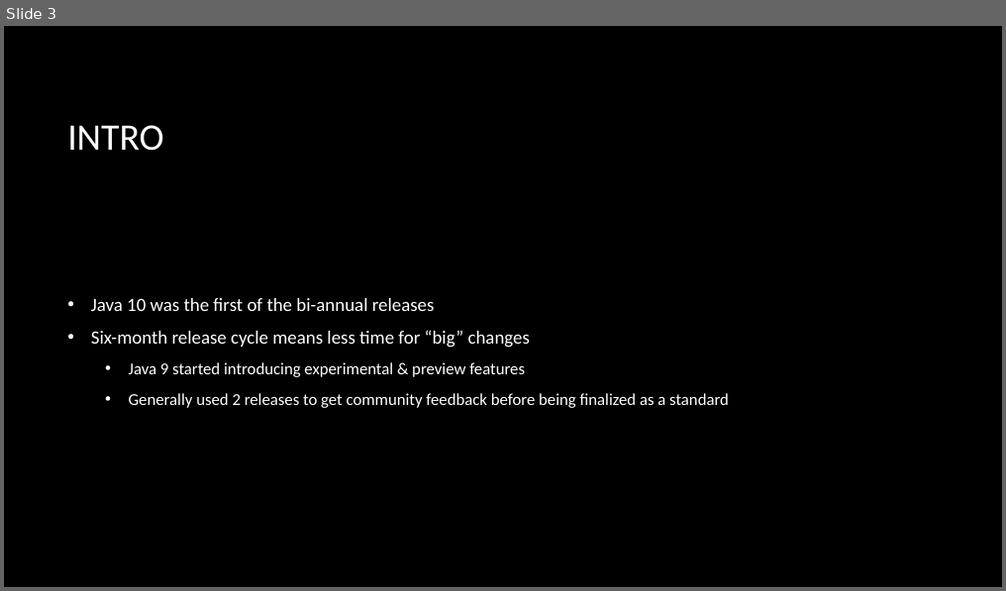
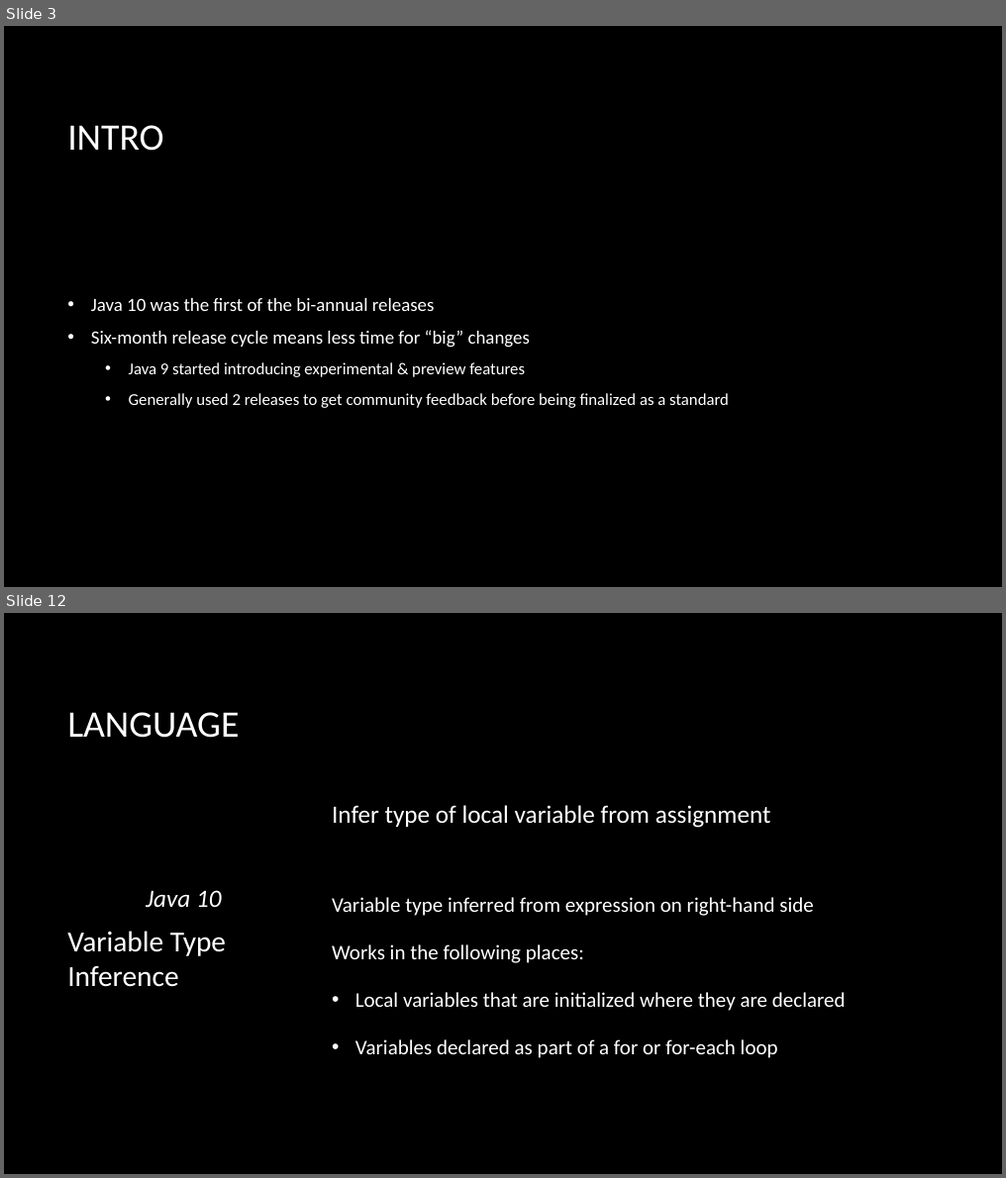
Before and after one commit to macdaddyaz/modern-java, a slide deck: Java 9 and up.pptx. Shown one above the other, each under a label of ours: slide 3 before the commit, slides 3 and 12 after it; the slides between them are not shown. The pictures are 1006x591 and 1006x1178 pixels, drawn with LibreOffice and Linux fonts; fonts in the diff are those of the drawing; background and template pictures are left out. Boxes give left, top, right and bottom in pixels: in the first picture for what was removed or moved away, otherwise in the second. Text is boxed around its words. In the diff, an @@ line names an element or a change of style, - is before the commit and + after.

Commit message:
Complete "Language" section of presentation

```diff
--- a/Java 9 and up.pptx
+++ b/Java 9 and up.pptx
@@ slide 12 added at (4, 613, 1002, 1174), background picture (left out) @@
@@ title added at (67, 712, 239, 738), 36 pt, text #FFFFFF @@
+LANGUAGE
@@ text added at (332, 805, 846, 1059), 20 pt, text #FFFFFF @@
+Infer type of local variable from assignment
+Variable type inferred from expression on right-hand side
+Works in the following places:
+• Local variables that are initialized where they are declared
+• Variables declared as part of a for or for-each loop
@@ text added at (67, 890, 226, 987), 28 pt, text #FFFFFF @@
+Java 10
+Variable Type Inference
```
Also in this commit, not shown: 6 slides changed, 15 other slides added.
